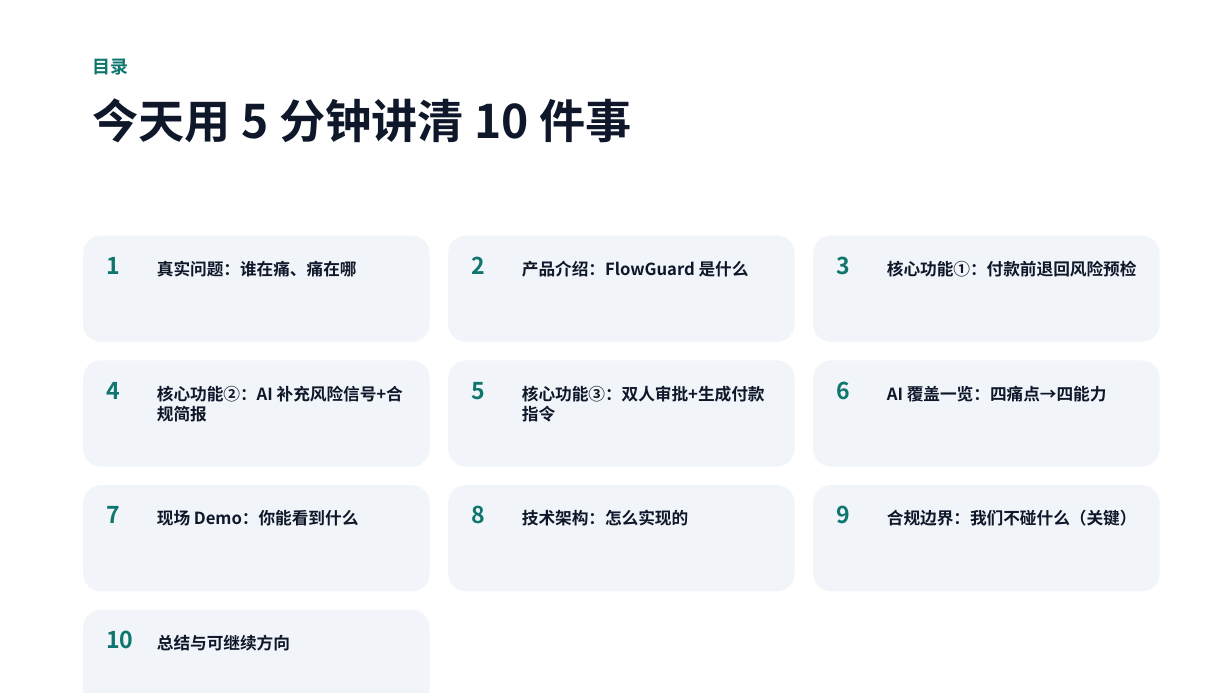
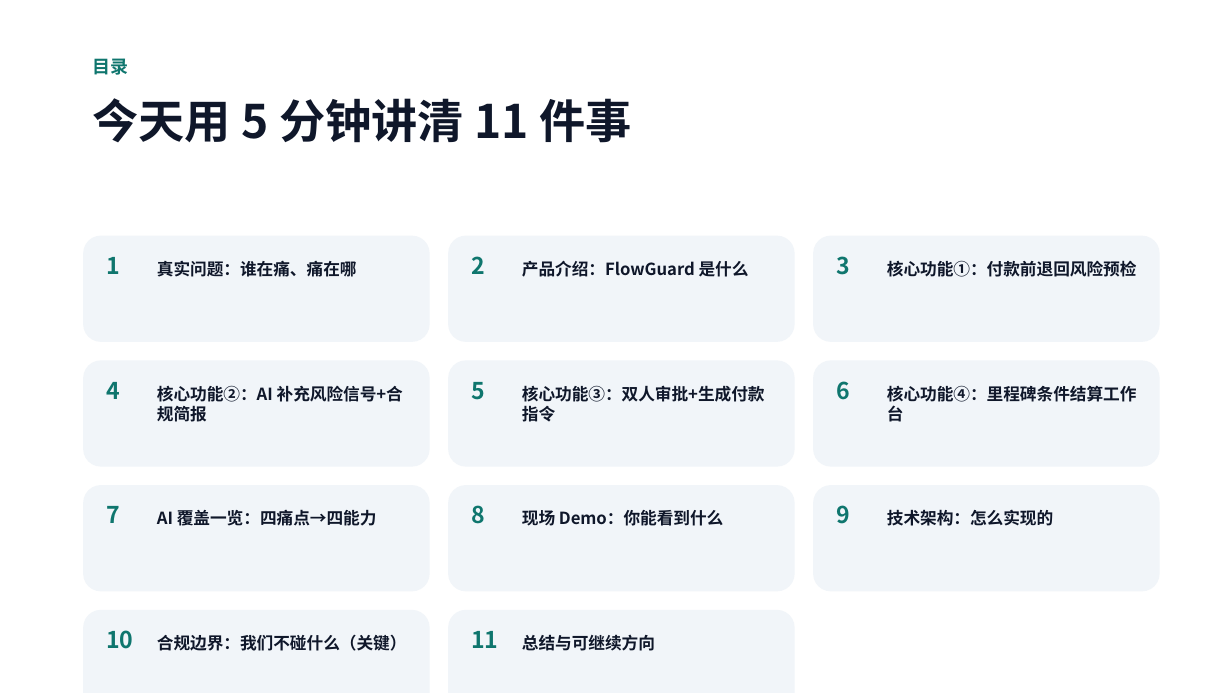
Before and after one commit to Michael-4753/flowguard-payout, a slide deck: slide 2 of public/FlowGuard-Hackathon-Pitch.pptx. Drawn at 1232x693 pixels with LibreOffice and Linux fonts; fonts in the diff are those of the drawing. Boxes give left, top, right and bottom in pixels: in the first picture for what was removed or moved away, otherwise in the second. Text is boxed around its words. In the diff, an @@ line names an element or a change of style, - is before the commit and + after.

```diff
--- a/public/FlowGuard-Hackathon-Pitch.pptx
+++ b/public/FlowGuard-Hackathon-Pitch.pptx
@@ text at bbox=[92, 98, 631, 143]: text changed @@
-今天用 5 分钟讲清 10 件事
+今天用 5 分钟讲清 11 件事
@@ text at bbox=[887, 385, 1137, 422]: text changed @@
-AI 覆盖一览：四痛点→四能力
+核心功能④：里程碑条件结算工作台
@@ text at bbox=[157, 509, 377, 526]: text changed @@
-现场 Demo：你能看到什么
+AI 覆盖一览：四痛点→四能力
@@ text at bbox=[887, 509, 1053, 526]: text changed @@
-合规边界：我们不碰什么（关键）
+技术架构：怎么实现的
@@ text at bbox=[522, 510, 724, 526]: text changed @@
-技术架构：怎么实现的
+现场 Demo：你能看到什么
@@ rounded rectangle added at bbox=[448, 610, 795, 693], fill #F1F5F9 @@
@@ text at bbox=[157, 635, 407, 651]: text changed @@
-总结与可继续方向
+合规边界：我们不碰什么（关键）
@@ text added at bbox=[471, 631, 498, 648], 18 pt, text #0F766E, bold @@
+11
@@ text added at bbox=[522, 634, 655, 651], 13 pt, text #0F172A, bold @@
+总结与可继续方向
```
Also in this commit, not shown: 3 other slides changed, 1 slide added.
